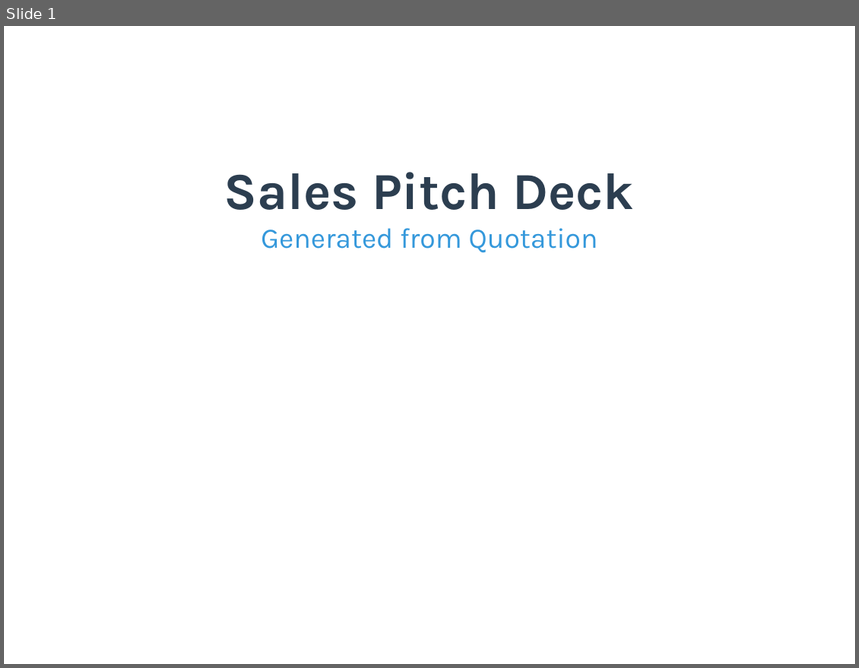
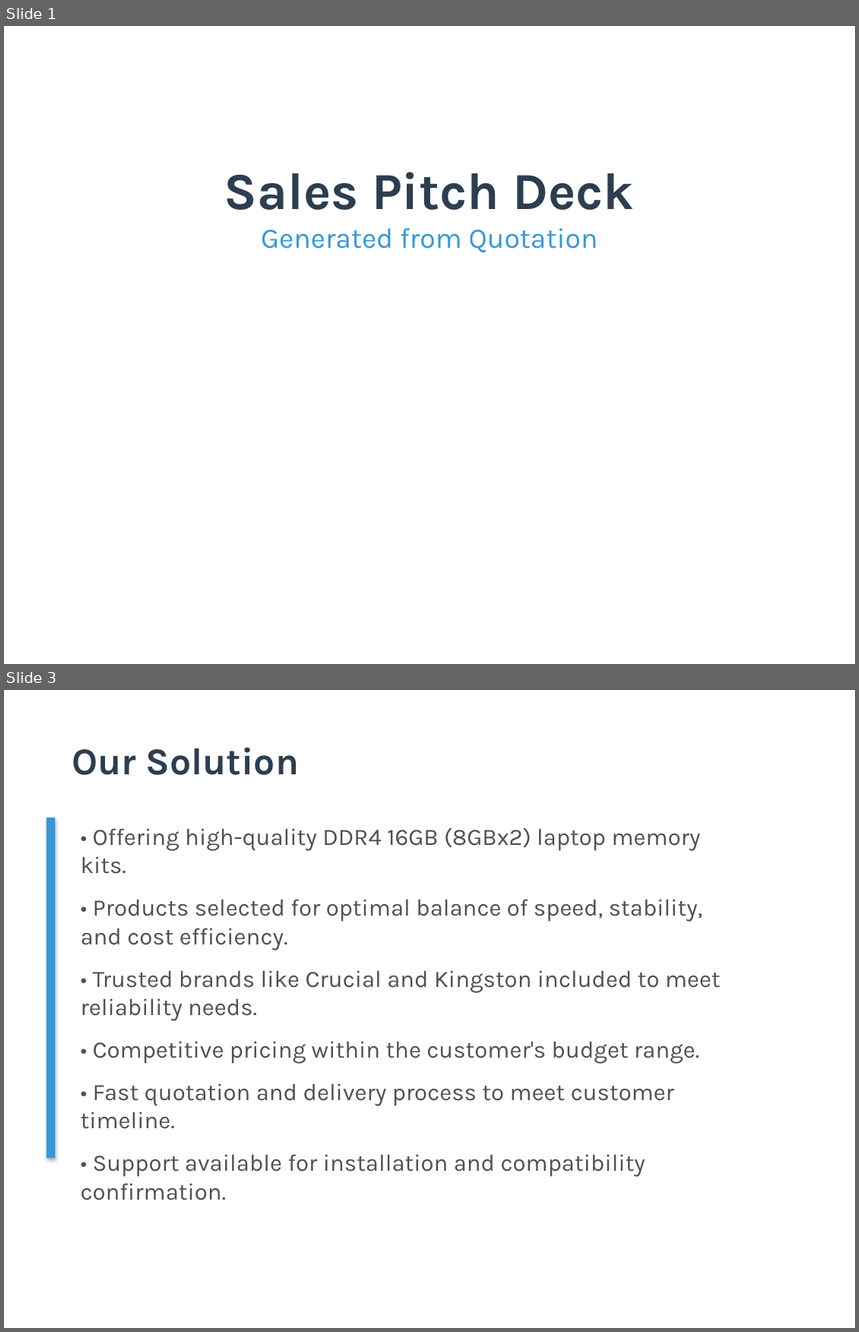
Before and after one commit to TejasGupta-27/b2b-sales-backend, a slide deck: Data/pitch_decks/pitch_deck_001.pptx. Shown one above the other, each under a label of ours: slide 1 before the commit, slides 1 and 3 after it; the slides between them are not shown. The pictures are 859x668 and 859x1332 pixels, drawn with LibreOffice and Linux fonts; fonts in the diff are those of the drawing. Boxes give left, top, right and bottom in pixels: in the first picture for what was removed or moved away, otherwise in the second. Text is boxed around its words. In the diff, an @@ line names an element or a change of style, - is before the commit and + after.

```diff
--- a/Data/pitch_decks/pitch_deck_001.pptx
+++ b/Data/pitch_decks/pitch_deck_001.pptx
@@ slide 3 added at [4,690,855,1328], background #FFFFFF @@
@@ text added at [72,747,299,775], 32 pt, text #2C3E50, bold @@
+Our Solution
@@ rectangle added at [47,818,55,1158], fill #3498DB @@
@@ text added at [81,828,721,1201], 20 pt, text #505050 @@
+• Offering high-quality DDR4 16GB (8GBx2) laptop memory kits.
+• Products selected for optimal balance of speed, stability, and cost efficiency.
+• Trusted brands like Crucial and Kingston included to meet reliability needs.
+• Competitive pricing within the customer's budget range.
+• Fast quotation and delivery process to meet customer timeline.
+• Support available for installation and compatibility confirmation.
```
Also in this commit, not shown: 1 slide changed, 7 other slides added, 8 slides removed, 23 other files.
